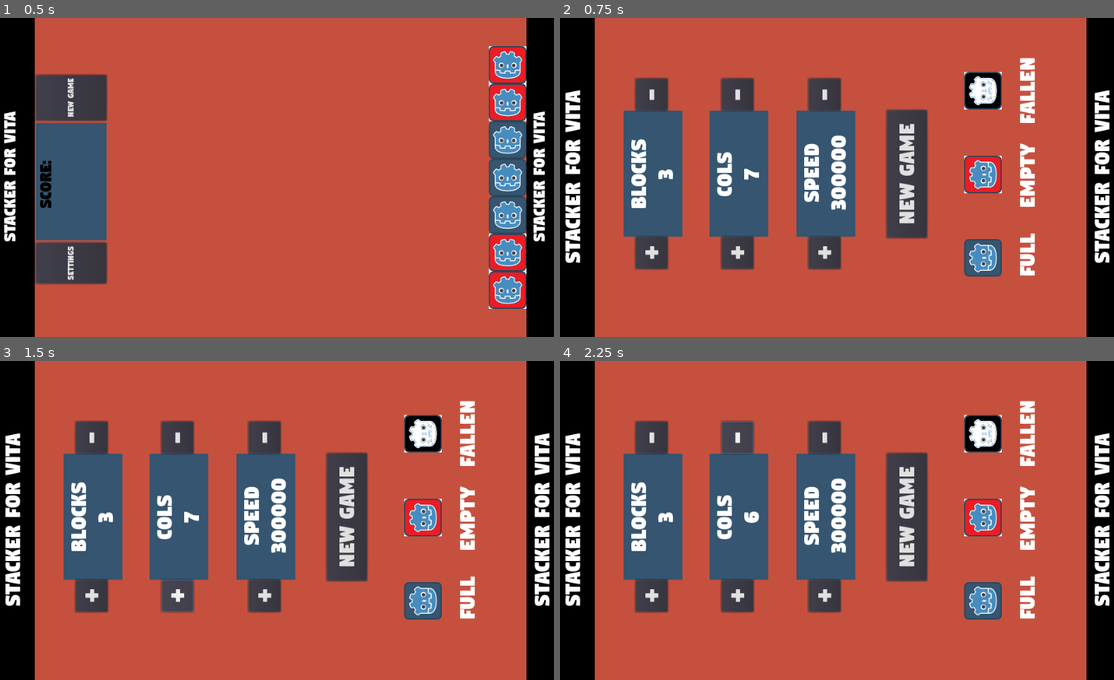
Above: before the commit, frames 1-4 (two rows, left to right).
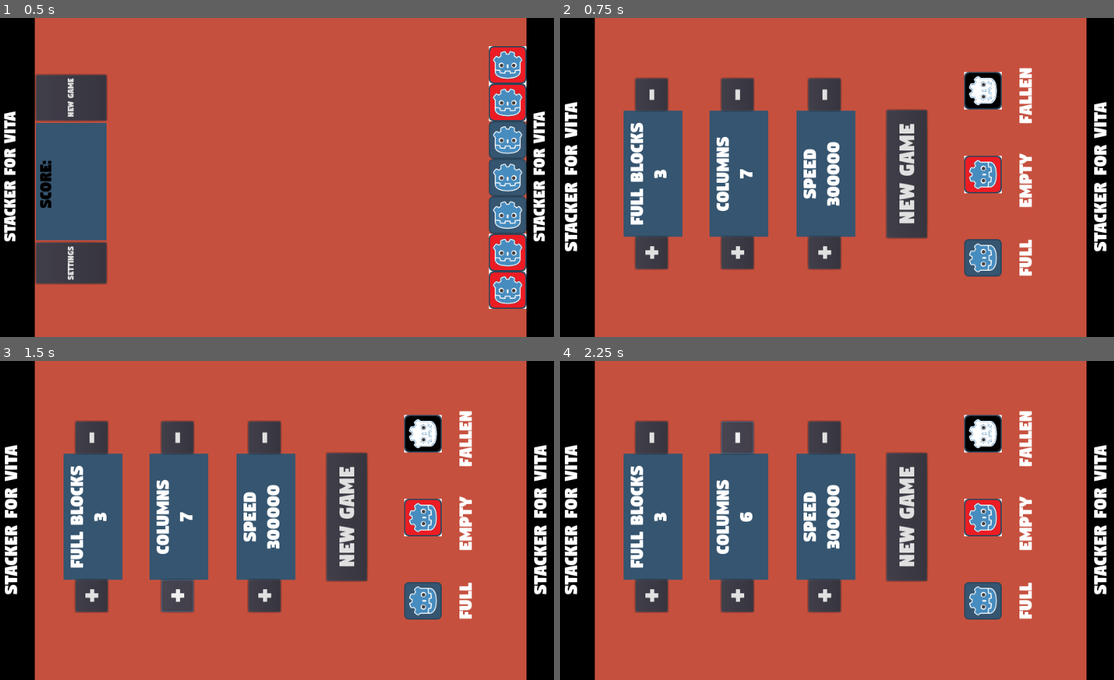
Above: after the commit, the same moments.

Repository: Bunkai9448/StackerVitaGodot
Game: Godot game, scene res://Game.tscn
The game is run twice, just before and just after one commit, with the same random seed, the same clock (stepped at 60 frames per second) and the same inputs.
Inputs:
- Up to frame 1 (0.5 s): no input
- Up to frame 2 (0.75 s): click "Settings" at 0.5 s
- Up to frame 3 (1.5 s): click "+" at 1.25 s
- Up to frame 4 (2.25 s): click "-" at 2 s

Frame 1 is identical in both runs. In frame 2, 5.0% of the frame differs, in the area x 0-100%, y 12-81%; in frame 3, 5.0%; in frame 4, 5.0%.

Commit message:
Improve visuals of settings menu

Diff:
--- a/Stacker for Vita/Settings.gd
+++ b/Stacker for Vita/Settings.gd
@@ -32,14 +32,14 @@
 	if cols < 7:
 		cols += 1
 		get_node("/root/Autoload").cols = cols
-		get_node("RectangleCols/Cols").text = "COLS\n" + str(cols)
+		get_node("RectangleCols/Cols").text = "COLUMNS\n" + str(cols)
 
 
 func _on_ColsDOWN_pressed():
 	if cols > 2:
 		cols -= 1
 		get_node("/root/Autoload").cols = cols
-		get_node("RectangleCols/Cols").text = "COLS\n" + str(cols)
+		get_node("RectangleCols/Cols").text = "COLUMNS\n" + str(cols)
 # Fix block limits after cols edits, for limit cases
 	if blocks >= cols:
 		blocks = cols -1
--- a/Stacker for Vita/Settings.tscn
+++ b/Stacker for Vita/Settings.tscn
@@ -6,7 +6,7 @@
 [ext_resource path="res://OcupiedSpace.tscn" type="PackedScene" id=4]
 
 [sub_resource type="DynamicFont" id=1]
-size = 42
+size = 36
 font_data = ExtResource( 1 )
 
 [sub_resource type="DynamicFont" id=2]
@@ -78,13 +78,13 @@
 text = "+"
 
 [node name="Blocks" type="Label" parent="RectangleBlocks"]
-margin_left = 47.0
+margin_left = 5.0
 margin_top = 4.0
-margin_right = 166.0
+margin_right = 209.0
 margin_bottom = 93.0
 custom_colors/font_color = Color( 1, 1, 1, 1 )
 custom_fonts/font = SubResource( 1 )
-text = "Blocks
+text = "Full Blocks
 3"
 align = 1
 
@@ -112,13 +112,13 @@
 text = "+"
 
 [node name="Cols" type="Label" parent="RectangleCols"]
-margin_left = 47.0
+margin_left = 32.0
 margin_top = 4.0
-margin_right = 166.0
+margin_right = 182.0
 margin_bottom = 93.0
 custom_colors/font_color = Color( 1, 1, 1, 1 )
 custom_fonts/font = SubResource( 1 )
-text = "Cols
+text = "COLUMNS
 7"
 align = 1
 
@@ -146,9 +146,9 @@
 text = "+"
 
 [node name="Refresh" type="Label" parent="RectangleRefresh"]
-margin_left = 38.0
+margin_left = 36.0
 margin_top = 4.0
-margin_right = 180.0
+margin_right = 178.0
 margin_bottom = 93.0
 custom_colors/font_color = Color( 1, 1, 1, 1 )
 custom_fonts/font = SubResource( 1 )
